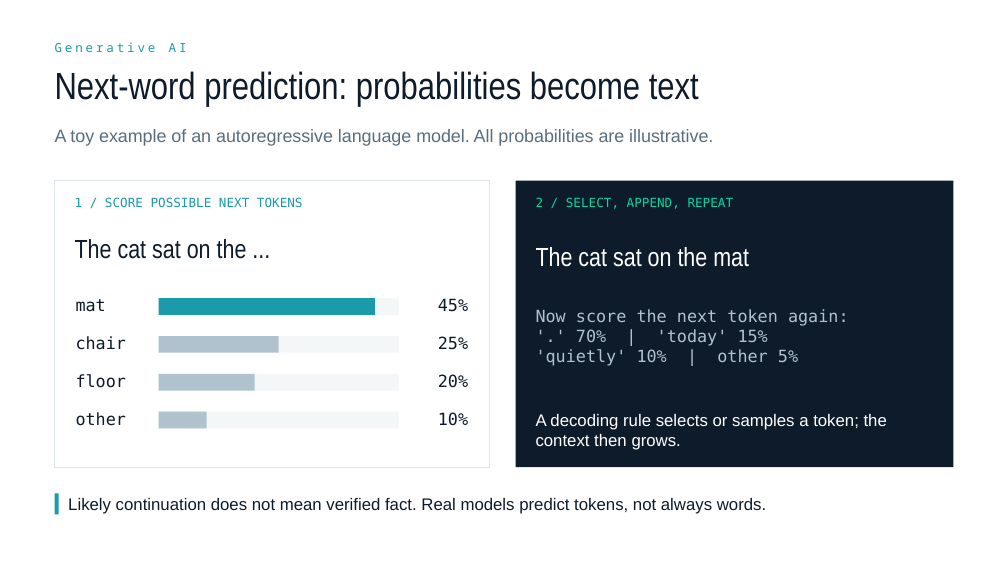
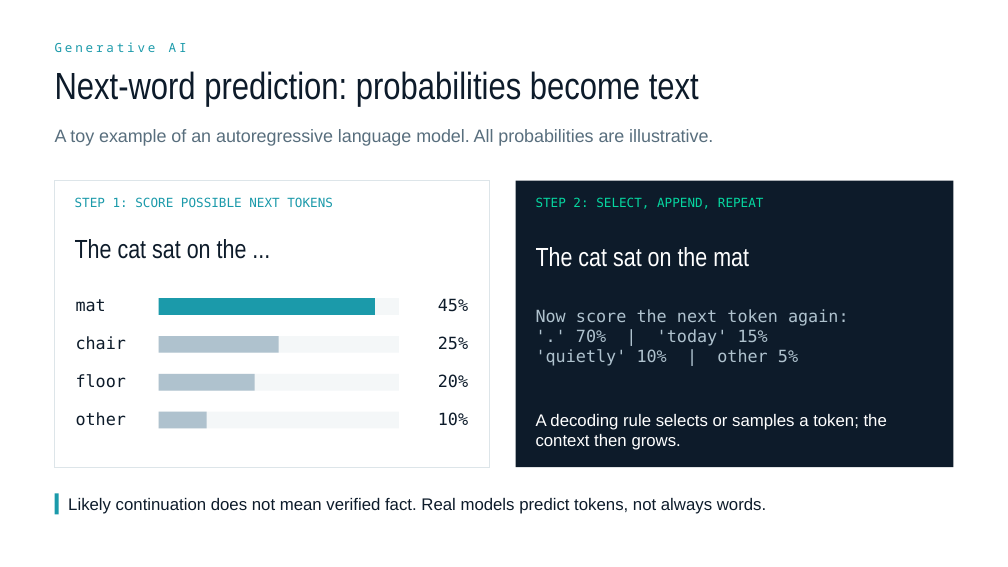
Before and after one commit to lukasroedl/ai-terminology-hell, a slide deck: slide 16 of ai-terminology-hell.pptx (slide 6 before the commit). Drawn at 1008x567 pixels with LibreOffice and Linux fonts; fonts in the diff are those of the drawing. Boxes give left, top, right and bottom in pixels: in the first picture for what was removed or moved away, otherwise in the second. Text is boxed around its words. In the diff, an @@ line names an element or a change of style, - is before the commit and + after.

```diff
--- a/ai-terminology-hell.pptx
+++ b/ai-terminology-hell.pptx
@@ text at bbox=[75, 197, 333, 207]: text changed @@
-1 / SCORE POSSIBLE NEXT TOKENS
+STEP 1: SCORE POSSIBLE NEXT TOKENS
@@ text at bbox=[536, 197, 764, 209]: text changed @@
-2 / SELECT, APPEND, REPEAT
+STEP 2: SELECT, APPEND, REPEAT
```
Also in this commit, not shown: 1 other slide changed, 16 slides added, 1 slide removed, 18 other files.
